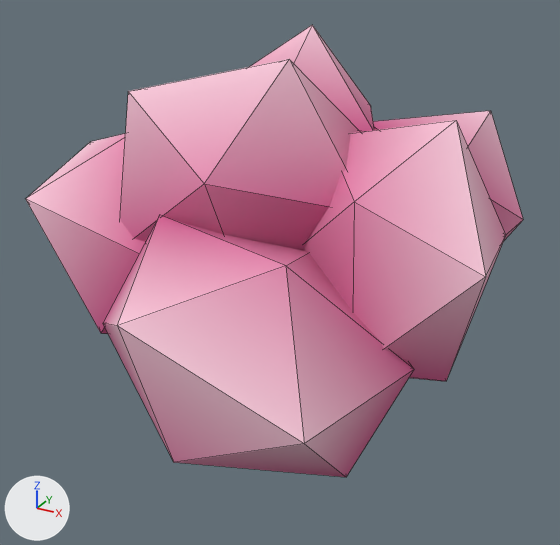
Renders of the glTF model ocean-refined/assets/models/user-sets/sets/coral-set/coral-cauliflower.glb from each side of a commit.
Rendered twice from a 50 mm lens placed at (0.215, -0.407, 0.271), pointed at (-0.004, -0.008, 0.071). The lights are fixed; the arrows at lower left show +X, +Y and +Z. The older version comes first. Mesh edges are drawn as thin lines. Where no turn or scale is listed for an object, it has been applied to the vertices. Vertices at exactly the same position are counted once.

In view in the first picture: 'coral-cauliflower_mesh'.
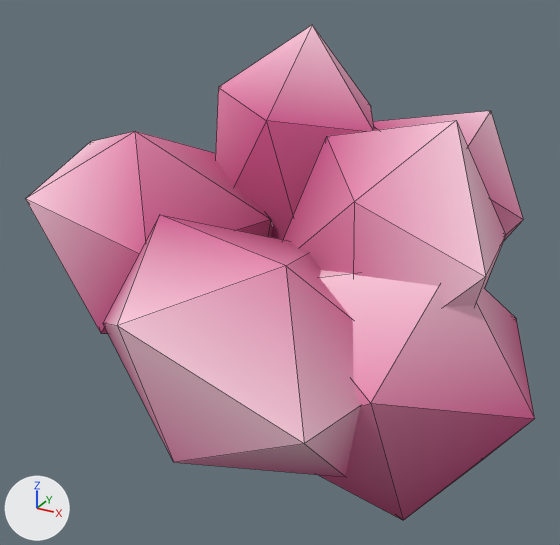
The newer file is also rescaled (x5.1), turned or shifted as a whole; pictures and numbers use the older file's frame.

What differs and where, as boxes (x1, y1, x2, y2) in the pictures (560 x 545 px; the box of a moved part takes in the faces that stretch with it):
'coral-cauliflower_mesh', reshaped (9% taller): before (26, 25, 523, 477); after (26, 25, 535, 520)
part 1 of me_mesh_0, moved or reshaped: before (120, 59, 360, 250); after (319, 270, 535, 520)

Edits to the bpy script that builds the scene:
```text
Change me_mesh_0:
    used by ob_coral_cauliflower_mesh; location = (0.0, 0.0, 0.0)
    remove me_mesh_0.from_pydata(...)  # 84 vertices, 140 faces; spans x -0.175..0.141, y -0.176..0.181, z 0.0..0.214
    add me_mesh_0.from_pydata(...)  # 84 vertices, 140 faces; spans x -0.175..0.17, y -0.176..0.181, z -0.036..0.214
    me_mesh_0 part 1: the loose piece of 12 vertices spanning x -0.091..0.07, y -0.104..0.032, z 0.048..0.211 is moved by (0.1, -0.019, -0.084)
```
